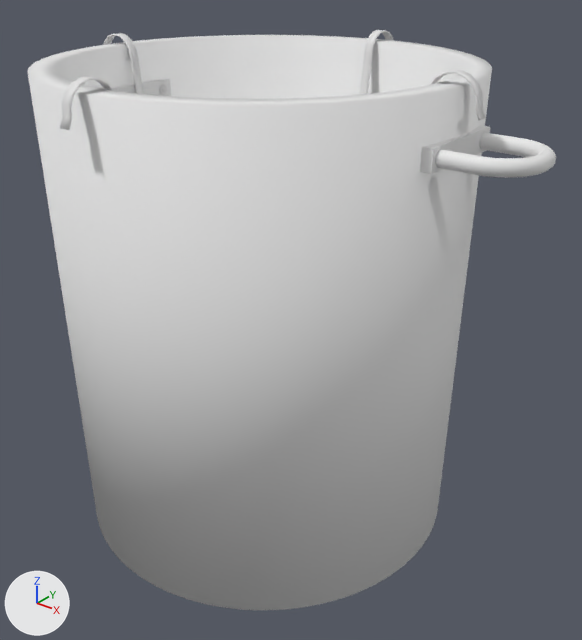
The FBX model MagicMeatBallBetaUnity/Assets/Model/PressureCooker/PressureCooker.fbx as it was, and as the next commit left it.
Both versions are drawn from a 50 mm lens placed at (68.2, -79.5, 72.4), pointed at (3.8, 1.1, 22.5). Every picture has the same lights, and +X, +Y and +Z are marked at lower left. Where no turn or scale is listed for an object, it has been applied to the vertices. Vertices at the same position are counted once.

Objects in the first picture: 'PressureCooker', 'handle', 'spon3', 'spon4'.
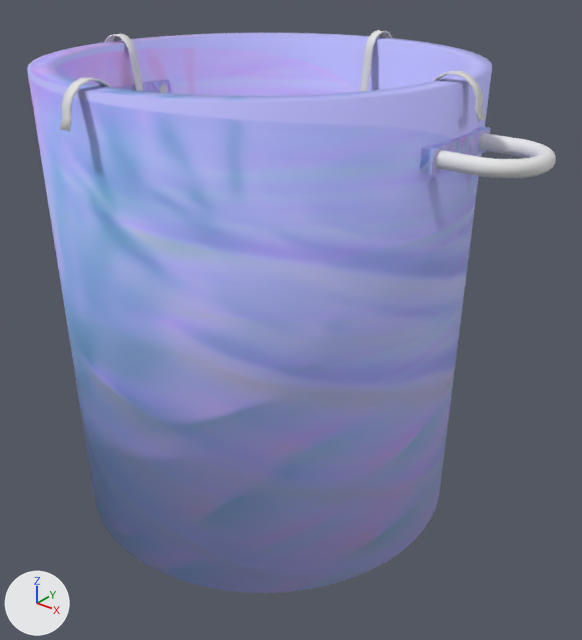
What changed in the scene script:
```text
Add img_cabagge_nor_tga:
    img_cabagge_nor_tga = load_image('Cabagge_nor.tga', '../../../../ART/Map/PresureCooker/Cabbage/Cabagge_nor.tga', 512, 1024, 'Non-Color')
Add mat_pressurecooker:
    mat_pressurecooker = bpy.data.materials.new('PressureCooker')
    # uses the picture img_cabagge_nor_tga
Change me_平面:
    where me_平面.from_pydata(...)  # 514 vertices, 576 faces; spans x -28.0..28.0, y -28.0..28.0, z -3.0..62.6
    used by ob_pressurecooker; location = (0.0, 0.0, -5.0)
    remove me_平面.materials.append(mat_pressurecooker_b)  # white #e7e7e7
    me_平面 part 1: the whole mesh is scaled about its middle by (1, 1, 0.958), then moved by (0.0, 0.0, -1.3)
    add me_平面.materials.append(mat_pressurecooker)
Change ob_spon3:
    ob_spon3.location: (-14.1, 0.0, 0.0) -> (-14.1, 0.0, -0.1)
Change ob_pressurecooker:
    ob_pressurecooker.location: (0.0, 0.0, -5.0) -> (0.0, 0.0, -2.0)
Change ob_spon4:
    ob_spon4.location: (0.0, -14.1, 0.0) -> (0.0, -14.1, -0.1)
Change ob_handle:
    ob_handle.location: (0.0, 0.0, -5.0) -> (0.0, 0.0, -5.1)
```

Boxes (x1, y1, x2, y2) around the edits, measured in the pictures (582 x 640 px):
'PressureCooker', recoloured, mesh rescaled, moved (grey to blue)
    before: (28, 35, 492, 610)
    after: (27, 33, 492, 593)
'handle', moved
    before: (112, 79, 556, 178)
    after: (115, 79, 556, 178)
'spon4', moved
    before: (60, 77, 114, 130)
    after: (60, 78, 111, 132)
'spon3', moved
    before: (103, 33, 144, 94)
    after: (104, 33, 143, 91)
